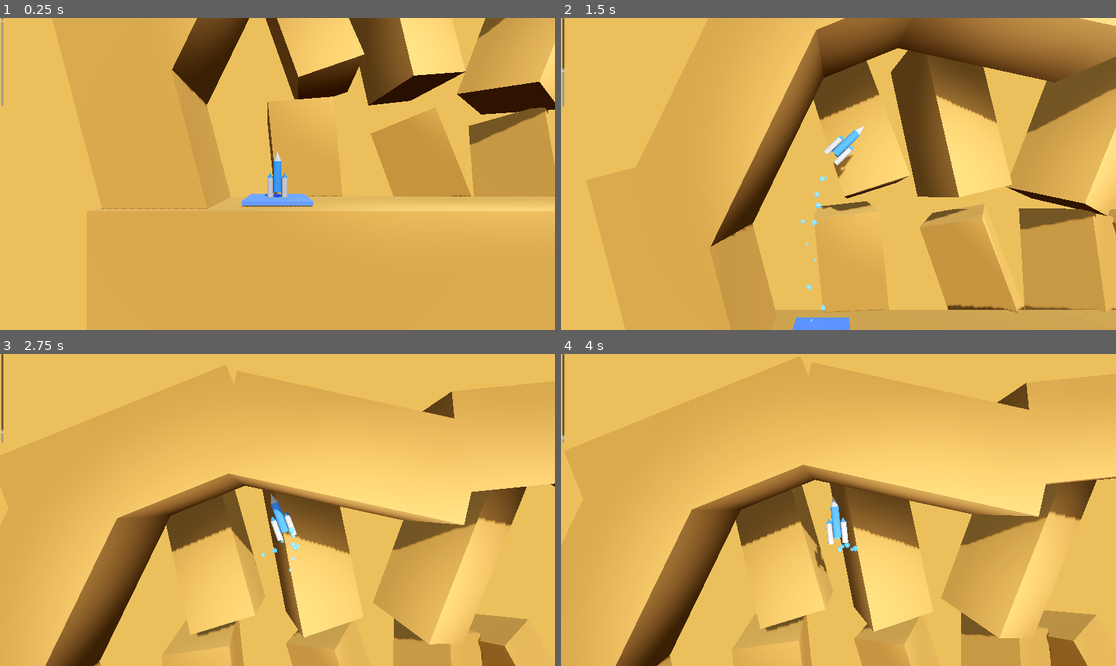
Above: before the commit, frames 1-4 (two rows, left to right).
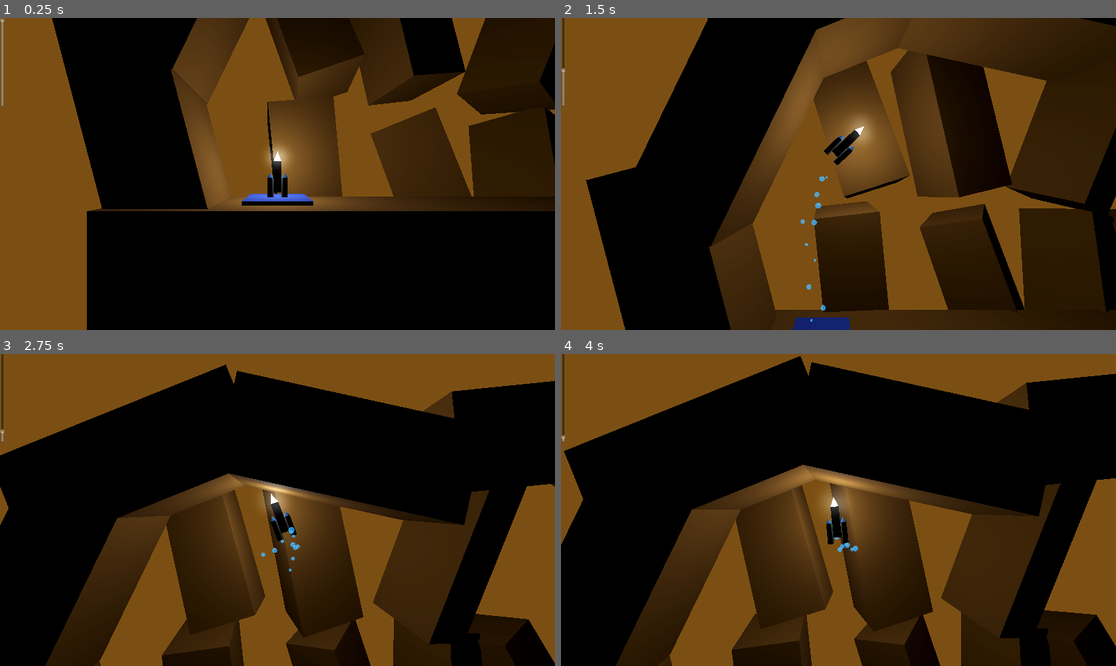
Above: after the commit, the same moments.

Repository: OutwardLightStudio/nexus
Game: Godot game, scene res://levels/level.tscn
Two runs of this game, one before a commit and one after it. Both use one fixed random seed, a clock stepped at 60 frames per second and the inputs below.
Inputs:
- Up to frame 1 (0.25 s): no input
- Up to frame 2 (1.5 s): hold D (rotate_right) 0.53-1.28 s; tap E (boost) at 0.6, 1.35 s; hold A (rotate_left) from 1.28 s (still down)
- Up to frame 3 (2.75 s): release A (rotate_left) at 2.03 s; hold D (rotate_right) from 2.03 s (still down); tap E (boost) at 2.1 s
- Up to frame 4 (4 s): release D (rotate_right) at 2.78 s; hold Space (thrust) 2.78-3.53 s; tap E (boost) at 2.85, 3.6 s; hold A (rotate_left) from 3.53 s (still down)

The runs differ from the first frame. In frame 1, 96% of the frame differs, in the area x 0-100%, y 0-100%; in frame 2, 94%; in frame 3, 98%; in frame 4, 98%.

Commit message:
Global cave environment with glowing landing pad

Diff:
--- a/scenes/environment.tscn
+++ b/environments/cave_1.tscn
@@ -1,22 +1,9 @@
-[gd_scene load_steps=5 format=3 uid="uid://cabj5tagd7116"]
+[gd_scene load_steps=3 format=3 uid="uid://cabj5tagd7116"]
+
+[ext_resource type="PackedScene" uid="uid://np51o35vf0gb" path="res://environments/cave_environment.tscn" id="1_ya6u7"]
 
 [sub_resource type="StandardMaterial3D" id="StandardMaterial3D_lu2en"]
 albedo_color = Color(0.651085, 0.457377, 0.213907, 1)
-
-[sub_resource type="ProceduralSkyMaterial" id="ProceduralSkyMaterial_52uv7"]
-sky_horizon_color = Color(0.64625, 0.65575, 0.67075, 1)
-ground_horizon_color = Color(0.64625, 0.65575, 0.67075, 1)
-
-[sub_resource type="Sky" id="Sky_6u0ce"]
-sky_material = SubResource("ProceduralSkyMaterial_52uv7")
-
-[sub_resource type="Environment" id="Environment_hx1ks"]
-background_mode = 1
-background_color = Color(0.21, 0.15456, 0.0714, 1)
-sky = SubResource("Sky_6u0ce")
-ambient_light_source = 3
-tonemap_mode = 2
-glow_enabled = true
 
 [node name="Floor" type="CSGBox3D"]
 transform = Transform3D(1, 0, 0, 0, 1, 0, 0, 0, 1, -0.0034647, -4.03332, 0.0347519)
@@ -99,28 +86,4 @@
 size = Vector3(4, 10, 4)
 material = SubResource("StandardMaterial3D_lu2en")
 
-[node name="WorldEnvironment" type="WorldEnvironment" parent="."]
-environment = SubResource("Environment_hx1ks")
-
-[node name="DirectionalLight3D" type="DirectionalLight3D" parent="."]
-transform = Transform3D(0.79804, 0.576556, 0.17526, -0.580197, 0.656577, 0.481952, 0.1628, -0.486302, 0.858491, 0, 0, 0)
-light_energy = 0.5
-shadow_enabled = true
-
-[node name="OmniLight3D" type="OmniLight3D" parent="."]
-transform = Transform3D(1, 0, 0, 0, 1, 0, 0, 0, 1, 0, 12.7429, 6.82179)
-light_energy = 3.0
-omni_range = 12.0
-omni_attenuation = 0.5
-
-[node name="OmniLight3D2" type="OmniLight3D" parent="."]
-transform = Transform3D(1, 0, 0, 0, 1, 0, 0, 0, 1, 7.71596, 12.7429, 6.82179)
-light_energy = 3.0
-omni_range = 12.0
-omni_attenuation = 0.5
-
-[node name="OmniLight3D3" type="OmniLight3D" parent="."]
-transform = Transform3D(1, 0, 0, 0, 1, 0, 0, 0, 1, -6.3701, 12.7429, 6.82179)
-light_energy = 3.0
-omni_range = 12.0
-omni_attenuation = 0.5
+[node name="WorldEnvironment" parent="." instance=ExtResource("1_ya6u7")]
--- a/scenes/environment_test.tscn
+++ b/environments/cave_2.tscn
@@ -1,22 +1,9 @@
-[gd_scene load_steps=5 format=3 uid="uid://it6majhd2sqd"]
+[gd_scene load_steps=3 format=3 uid="uid://it6majhd2sqd"]
+
+[ext_resource type="PackedScene" uid="uid://np51o35vf0gb" path="res://environments/cave_environment.tscn" id="1_g6y36"]
 
 [sub_resource type="StandardMaterial3D" id="StandardMaterial3D_lu2en"]
 albedo_color = Color(0.651085, 0.457377, 0.213907, 1)
-
-[sub_resource type="ProceduralSkyMaterial" id="ProceduralSkyMaterial_52uv7"]
-sky_horizon_color = Color(0.64625, 0.65575, 0.67075, 1)
-ground_horizon_color = Color(0.64625, 0.65575, 0.67075, 1)
-
-[sub_resource type="Sky" id="Sky_6u0ce"]
-sky_material = SubResource("ProceduralSkyMaterial_52uv7")
-
-[sub_resource type="Environment" id="Environment_hx1ks"]
-background_mode = 1
-background_color = Color(0.21, 0.15456, 0.0714, 1)
-sky = SubResource("Sky_6u0ce")
-ambient_light_source = 3
-tonemap_mode = 2
-glow_enabled = true
 
 [node name="Floor" type="CSGBox3D"]
 transform = Transform3D(1, 0, 0, 0, 1, 0, 0, 0, 1, -0.0034647, -4.03332, 0.0347519)
@@ -174,28 +161,4 @@
 size = Vector3(4, 10, 4)
 material = SubResource("StandardMaterial3D_lu2en")
 
-[node name="WorldEnvironment" type="WorldEnvironment" parent="."]
-environment = SubResource("Environment_hx1ks")
-
-[node name="DirectionalLight3D" type="DirectionalLight3D" parent="."]
-transform = Transform3D(0.79804, 0.576556, 0.17526, -0.580197, 0.656577, 0.481952, 0.1628, -0.486302, 0.858491, 0, 0, 0)
-light_energy = 0.5
-shadow_enabled = true
-
-[node name="OmniLight3D" type="OmniLight3D" parent="."]
-transform = Transform3D(1, 0, 0, 0, 1, 0, 0, 0, 1, -10.053, 12.7429, 6.82179)
-light_energy = 3.0
-omni_range = 12.0
-omni_attenuation = 0.5
-
-[node name="OmniLight3D2" type="OmniLight3D" parent="."]
-transform = Transform3D(1, 0, 0, 0, 1, 0, 0, 0, 1, -2.33703, 12.7429, 6.82179)
-light_energy = 3.0
-omni_range = 12.0
-omni_attenuation = 0.5
-
-[node name="OmniLight3D3" type="OmniLight3D" parent="."]
-transform = Transform3D(1, 0, 0, 0, 1, 0, 0, 0, 1, -16.4231, 12.7429, 6.82179)
-light_energy = 3.0
-omni_range = 12.0
-omni_attenuation = 0.5
+[node name="WorldEnvironment" parent="." instance=ExtResource("1_g6y36")]
--- a/scenes/environment_3.tscn
+++ b/environments/cave_3.tscn
@@ -1,22 +1,9 @@
-[gd_scene load_steps=5 format=3 uid="uid://dg3wk6whw11fe"]
+[gd_scene load_steps=3 format=3 uid="uid://dg3wk6whw11fe"]
+
+[ext_resource type="PackedScene" uid="uid://np51o35vf0gb" path="res://environments/cave_environment.tscn" id="1_20tvs"]
 
 [sub_resource type="StandardMaterial3D" id="StandardMaterial3D_lu2en"]
 albedo_color = Color(0.651085, 0.457377, 0.213907, 1)
-
-[sub_resource type="ProceduralSkyMaterial" id="ProceduralSkyMaterial_52uv7"]
-sky_horizon_color = Color(0.64625, 0.65575, 0.67075, 1)
-ground_horizon_color = Color(0.64625, 0.65575, 0.67075, 1)
-
-[sub_resource type="Sky" id="Sky_6u0ce"]
-sky_material = SubResource("ProceduralSkyMaterial_52uv7")
-
-[sub_resource type="Environment" id="Environment_hx1ks"]
-background_mode = 1
-background_color = Color(0.21, 0.15456, 0.0714, 1)
-sky = SubResource("Sky_6u0ce")
-ambient_light_source = 3
-tonemap_mode = 2
-glow_enabled = true
 
 [node name="cave_3" type="Node2D"]
 
@@ -165,32 +152,6 @@
 transform = Transform3D(-0.96709, 0.254433, 0, -0.254433, -0.96709, 0, 0, 0, 1, -34.32, 7.76591, 0)
 size = Vector3(4, 10, 4)
 material = SubResource("StandardMaterial3D_lu2en")
-
-[node name="WorldEnvironment" type="WorldEnvironment" parent="Floor"]
-environment = SubResource("Environment_hx1ks")
-
-[node name="DirectionalLight3D" type="DirectionalLight3D" parent="Floor"]
-transform = Transform3D(0.79804, 0.576555, 0.17526, -0.580197, 0.656578, 0.481952, 0.1628, -0.486302, 0.858491, 0, 0, 0)
-light_energy = 0.5
-shadow_enabled = true
-
-[node name="OmniLight3D" type="OmniLight3D" parent="Floor"]
-transform = Transform3D(1, 0, 0, 0, 1, 0, 0, 0, 1, -10.053, 12.7429, 6.82179)
-light_energy = 3.0
-omni_range = 12.0
-omni_attenuation = 0.5
-
-[node name="OmniLight3D2" type="OmniLight3D" parent="Floor"]
-transform = Transform3D(1, 0, 0, 0, 1, 0, 0, 0, 1, -2.33703, 12.7429, 6.82179)
-light_energy = 3.0
-omni_range = 12.0
-omni_attenuation = 0.5
-
-[node name="OmniLight3D3" type="OmniLight3D" parent="Floor"]
-transform = Transform3D(1, 0, 0, 0, 1, 0, 0, 0, 1, -16.4231, 12.7429, 6.82179)
-light_energy = 3.0
-omni_range = 12.0
-omni_attenuation = 0.5
 
 [node name="Wall12" type="CSGBox3D" parent="Floor"]
 transform = Transform3D(0.0130196, -0.999915, 0, 0.999915, 0.0130196, 0, 0, 0, 1, -8.72705, 33.0318, -7.45058e-09)
@@ -434,3 +395,5 @@
 light_energy = 3.0
 omni_range = 12.0
 omni_attenuation = 0.5
+
+[node name="WorldEnvironment" parent="." instance=ExtResource("1_20tvs")]
--- /dev/null
+++ b/environments/cave_environment.tscn
@@ -0,0 +1,22 @@
+[gd_scene load_steps=4 format=3 uid="uid://np51o35vf0gb"]
+
+[sub_resource type="ProceduralSkyMaterial" id="ProceduralSkyMaterial_52uv7"]
+sky_horizon_color = Color(0.64625, 0.65575, 0.67075, 1)
+ground_horizon_color = Color(0.64625, 0.65575, 0.67075, 1)
+
+[sub_resource type="Sky" id="Sky_6u0ce"]
+sky_material = SubResource("ProceduralSkyMaterial_52uv7")
+
+[sub_resource type="Environment" id="Environment_hx1ks"]
+background_mode = 1
+background_color = Color(0.0941028, 0.0628163, 0.0197823, 1)
+sky = SubResource("Sky_6u0ce")
+ambient_light_source = 1
+tonemap_mode = 2
+glow_enabled = true
+glow_normalized = true
+volumetric_fog_enabled = true
+volumetric_fog_albedo = Color(0.851769, 0.851769, 0.851769, 1)
+
+[node name="WorldEnvironment" type="WorldEnvironment"]
+environment = SubResource("Environment_hx1ks")
--- a/levels/level.tscn
+++ b/levels/level.tscn
@@ -1,14 +1,12 @@
 [gd_scene load_steps=6 format=3 uid="uid://bt3a4ijl0ll2b"]
 
-[ext_resource type="PackedScene" uid="uid://cabj5tagd7116" path="res://scenes/environment.tscn" id="1_ef00w"]
+[ext_resource type="PackedScene" uid="uid://cabj5tagd7116" path="res://environments/cave_1.tscn" id="1_ef00w"]
 [ext_resource type="PackedScene" uid="uid://brs3why3rugsi" path="res://scenes/player/player.tscn" id="1_fgnnu"]
 [ext_resource type="Script" path="res://levels/landing_pad.gd" id="1_oculd"]
+[ext_resource type="Material" uid="uid://b5c507hor1smc" path="res://materials/glow_green.tres" id="2_sg5oe"]
 
 [sub_resource type="StandardMaterial3D" id="StandardMaterial3D_340e8"]
 albedo_color = Color(0.28975, 0.408702, 1, 1)
-
-[sub_resource type="StandardMaterial3D" id="StandardMaterial3D_ev7sl"]
-albedo_color = Color(0, 0.737255, 0.321569, 1)
 
 [node name="Level" type="Node3D"]
 
@@ -24,7 +22,7 @@
 transform = Transform3D(1, 0, 0, 0, 1, 0, 0, 0, 1, 11.3399, 0.1, 0)
 use_collision = true
 size = Vector3(3, 0.2, 3)
-material = SubResource("StandardMaterial3D_ev7sl")
+material = ExtResource("2_sg5oe")
 script = ExtResource("1_oculd")
 file_path = "res://levels/level_2.tscn"
 
--- a/levels/level_11.tscn
+++ b/levels/level_11.tscn
@@ -1,15 +1,13 @@
 [gd_scene load_steps=8 format=3 uid="uid://wxp7o0ne6sct"]
 
+[ext_resource type="Material" uid="uid://b5c507hor1smc" path="res://materials/glow_green.tres" id="1_eaqf3"]
 [ext_resource type="Script" path="res://levels/landing_pad.gd" id="1_qg6sj"]
 [ext_resource type="PackedScene" uid="uid://brs3why3rugsi" path="res://scenes/player/player.tscn" id="2_ux2uj"]
 [ext_resource type="PackedScene" uid="uid://bexur4xjjutc" path="res://scenes/moving_hazard.tscn" id="4_eoyrp"]
-[ext_resource type="PackedScene" uid="uid://dg3wk6whw11fe" path="res://scenes/environment_3.tscn" id="4_n0csa"]
+[ext_resource type="PackedScene" uid="uid://dg3wk6whw11fe" path="res://environments/cave_3.tscn" id="4_n0csa"]
 
 [sub_resource type="StandardMaterial3D" id="StandardMaterial3D_340e8"]
 albedo_color = Color(0.28975, 0.408702, 1, 1)
-
-[sub_resource type="StandardMaterial3D" id="StandardMaterial3D_ev7sl"]
-albedo_color = Color(0, 0.737255, 0.321569, 1)
 
 [sub_resource type="StandardMaterial3D" id="StandardMaterial3D_ljric"]
 albedo_color = Color(0.348827, 0.433489, 0.944039, 1)
@@ -26,7 +24,7 @@
 transform = Transform3D(1, 0, 0, 0, 1, 0, 0, 0, 1, 27.9329, 7.71697, 0)
 use_collision = true
 size = Vector3(3, 0.2, 3)
-material = SubResource("StandardMaterial3D_ev7sl")
+material = ExtResource("1_eaqf3")
 script = ExtResource("1_qg6sj")
 file_path = "res://levels/level.tscn"
 
--- a/levels/level_2.5.tscn
+++ b/levels/level_2.5.tscn
@@ -1,17 +1,15 @@
 [gd_scene load_steps=7 format=3 uid="uid://bj8y2qjurgmc0"]
 
 [ext_resource type="Script" path="res://levels/landing_pad.gd" id="1_s0rnp"]
+[ext_resource type="Material" uid="uid://b5c507hor1smc" path="res://materials/glow_green.tres" id="1_sy1ea"]
 [ext_resource type="PackedScene" uid="uid://brs3why3rugsi" path="res://scenes/player/player.tscn" id="2_ss70d"]
-[ext_resource type="PackedScene" uid="uid://cabj5tagd7116" path="res://scenes/environment.tscn" id="3_eg0q5"]
+[ext_resource type="PackedScene" uid="uid://cabj5tagd7116" path="res://environments/cave_1.tscn" id="3_eg0q5"]
 
 [sub_resource type="StandardMaterial3D" id="StandardMaterial3D_nrd0v"]
 albedo_color = Color(0.348827, 0.433489, 0.944039, 1)
 
 [sub_resource type="StandardMaterial3D" id="StandardMaterial3D_340e8"]
 albedo_color = Color(0.28975, 0.408702, 1, 1)
-
-[sub_resource type="StandardMaterial3D" id="StandardMaterial3D_ev7sl"]
-albedo_color = Color(0, 0.737255, 0.321569, 1)
 
 [node name="Level" type="Node3D"]
 
@@ -31,7 +29,7 @@
 transform = Transform3D(1, 0, 0, 0, 1, 0, 0, 0, 1, 12, 0.1, 0)
 use_collision = true
 size = Vector3(3, 0.2, 3)
-material = SubResource("StandardMaterial3D_ev7sl")
+material = ExtResource("1_sy1ea")
 script = ExtResource("1_s0rnp")
 file_path = "res://levels/level_3.tscn"
 
--- a/levels/level_2.tscn
+++ b/levels/level_2.tscn
@@ -1,17 +1,15 @@
 [gd_scene load_steps=7 format=3 uid="uid://8gs7doietlts"]
 
+[ext_resource type="Material" uid="uid://b5c507hor1smc" path="res://materials/glow_green.tres" id="1_dgnvu"]
 [ext_resource type="Script" path="res://levels/landing_pad.gd" id="1_u7v38"]
 [ext_resource type="PackedScene" uid="uid://brs3why3rugsi" path="res://scenes/player/player.tscn" id="2_hyudu"]
-[ext_resource type="PackedScene" uid="uid://cabj5tagd7116" path="res://scenes/environment.tscn" id="3_hjc7r"]
+[ext_resource type="PackedScene" uid="uid://cabj5tagd7116" path="res://environments/cave_1.tscn" id="3_hjc7r"]
 
 [sub_resource type="StandardMaterial3D" id="StandardMaterial3D_nrd0v"]
 albedo_color = Color(0.348827, 0.433489, 0.944039, 1)
 
 [sub_resource type="StandardMaterial3D" id="StandardMaterial3D_340e8"]
 albedo_color = Color(0.28975, 0.408702, 1, 1)
-
-[sub_resource type="StandardMaterial3D" id="StandardMaterial3D_ev7sl"]
-albedo_color = Color(0, 0.737255, 0.321569, 1)
 
 [node name="Level" type="Node3D"]
 
@@ -31,7 +29,7 @@
 transform = Transform3D(1, 0, 0, 0, 1, 0, 0, 0, 1, 12, 0.1, 0)
 use_collision = true
 size = Vector3(3, 0.2, 3)
-material = SubResource("StandardMaterial3D_ev7sl")
+material = ExtResource("1_dgnvu")
 script = ExtResource("1_u7v38")
 file_path = "res://levels/level_2.5.tscn"
 
--- a/levels/level_3.5.tscn
+++ b/levels/level_3.5.tscn
@@ -1,8 +1,9 @@
 [gd_scene load_steps=9 format=3 uid="uid://ydm0ic5jc0ol"]
 
+[ext_resource type="Material" uid="uid://b5c507hor1smc" path="res://materials/glow_green.tres" id="1_f1asu"]
 [ext_resource type="Script" path="res://levels/landing_pad.gd" id="1_p7kr6"]
 [ext_resource type="PackedScene" uid="uid://brs3why3rugsi" path="res://scenes/player/player.tscn" id="2_a7bpk"]
-[ext_resource type="PackedScene" uid="uid://cabj5tagd7116" path="res://scenes/environment.tscn" id="3_ym2lf"]
+[ext_resource type="PackedScene" uid="uid://cabj5tagd7116" path="res://environments/cave_1.tscn" id="3_ym2lf"]
 [ext_resource type="PackedScene" uid="uid://7e87dwxuo4u2" path="res://scenes/sliding_door.tscn" id="4_lx6il"]
 [ext_resource type="PackedScene" uid="uid://bwwd8ds1by6v4" path="res://scenes/trigger_pad.tscn" id="5_rtble"]
 
@@ -11,9 +12,6 @@
 
 [sub_resource type="StandardMaterial3D" id="StandardMaterial3D_340e8"]
 albedo_color = Color(0.28975, 0.408702, 1, 1)
-
-[sub_resource type="StandardMaterial3D" id="StandardMaterial3D_ev7sl"]
-albedo_color = Color(0, 0.737255, 0.321569, 1)
 
 [node name="Level" type="Node3D"]
 
@@ -39,7 +37,7 @@
 transform = Transform3D(1, 0, 0, 0, 1, 0, 0, 0, 1, 12, 0.1, 0)
 use_collision = true
 size = Vector3(3, 0.2, 3)
-material = SubResource("StandardMaterial3D_ev7sl")
+material = ExtResource("1_f1asu")
 script = ExtResource("1_p7kr6")
 file_path = "res://levels/level_4.tscn"
 
--- a/levels/level_3.tscn
+++ b/levels/level_3.tscn
@@ -1,15 +1,13 @@
 [gd_scene load_steps=7 format=3 uid="uid://5w8f8rfvi5x5"]
 
+[ext_resource type="Material" uid="uid://b5c507hor1smc" path="res://materials/glow_green.tres" id="1_2js41"]
 [ext_resource type="Script" path="res://levels/landing_pad.gd" id="1_8o65u"]
 [ext_resource type="PackedScene" uid="uid://brs3why3rugsi" path="res://scenes/player/player.tscn" id="2_nacxr"]
 [ext_resource type="PackedScene" uid="uid://bexur4xjjutc" path="res://scenes/moving_hazard.tscn" id="3_7xwgo"]
-[ext_resource type="PackedScene" uid="uid://cabj5tagd7116" path="res://scenes/environment.tscn" id="4_hpvho"]
+[ext_resource type="PackedScene" uid="uid://cabj5tagd7116" path="res://environments/cave_1.tscn" id="4_hpvho"]
 
 [sub_resource type="StandardMaterial3D" id="StandardMaterial3D_340e8"]
 albedo_color = Color(0.28975, 0.408702, 1, 1)
-
-[sub_resource type="StandardMaterial3D" id="StandardMaterial3D_ev7sl"]
-albedo_color = Color(0, 0.737255, 0.321569, 1)
 
 [node name="Level2" type="Node3D"]
 
@@ -23,7 +21,7 @@
 transform = Transform3D(1, 0, 0, 0, 1, 0, 0, 0, 1, 12, 0.1, 0)
 use_collision = true
 size = Vector3(3, 0.2, 3)
-material = SubResource("StandardMaterial3D_ev7sl")
+material = ExtResource("1_2js41")
 script = ExtResource("1_8o65u")
 file_path = "res://levels/level_3.5.tscn"
 
--- a/levels/level_4.tscn
+++ b/levels/level_4.tscn
@@ -1,15 +1,13 @@
 [gd_scene load_steps=8 format=3 uid="uid://bquwt4qpevole"]
 
+[ext_resource type="Material" uid="uid://b5c507hor1smc" path="res://materials/glow_green.tres" id="1_hd14w"]
 [ext_resource type="Script" path="res://levels/landing_pad.gd" id="1_ww52m"]
 [ext_resource type="PackedScene" uid="uid://brs3why3rugsi" path="res://scenes/player/player.tscn" id="2_0w0kj"]
 [ext_resource type="PackedScene" uid="uid://bexur4xjjutc" path="res://scenes/moving_hazard.tscn" id="3_viee3"]
-[ext_resource type="PackedScene" uid="uid://cabj5tagd7116" path="res://scenes/environment.tscn" id="4_42ie1"]
+[ext_resource type="PackedScene" uid="uid://cabj5tagd7116" path="res://environments/cave_1.tscn" id="4_42ie1"]
 
 [sub_resource type="StandardMaterial3D" id="StandardMaterial3D_340e8"]
 albedo_color = Color(0.28975, 0.408702, 1, 1)
-
-[sub_resource type="StandardMaterial3D" id="StandardMaterial3D_ev7sl"]
-albedo_color = Color(0, 0.737255, 0.321569, 1)
 
 [sub_resource type="StandardMaterial3D" id="StandardMaterial3D_4jfft"]
 albedo_color = Color(0.348827, 0.433489, 0.944039, 1)
@@ -26,7 +24,7 @@
 transform = Transform3D(1, 0, 0, 0, 1, 0, 0, 0, 1, 12, 0.1, 0)
 use_collision = true
 size = Vector3(3, 0.2, 3)
-material = SubResource("StandardMaterial3D_ev7sl")
+material = ExtResource("1_hd14w")
 script = ExtResource("1_ww52m")
 file_path = "res://levels/level_5.tscn"
 
--- a/levels/level_5.tscn
+++ b/levels/level_5.tscn
@@ -1,15 +1,13 @@
 [gd_scene load_steps=8 format=3 uid="uid://ca5crnx7u4ws"]
 
+[ext_resource type="Material" uid="uid://b5c507hor1smc" path="res://materials/glow_green.tres" id="1_hngsl"]
 [ext_resource type="Script" path="res://levels/landing_pad.gd" id="1_tbnwg"]
 [ext_resource type="PackedScene" uid="uid://brs3why3rugsi" path="res://scenes/player/player.tscn" id="2_823ak"]
 [ext_resource type="PackedScene" uid="uid://bexur4xjjutc" path="res://scenes/moving_hazard.tscn" id="3_xq7h4"]
-[ext_resource type="PackedScene" uid="uid://cabj5tagd7116" path="res://scenes/environment.tscn" id="4_23cqt"]
+[ext_resource type="PackedScene" uid="uid://cabj5tagd7116" path="res://environments/cave_1.tscn" id="4_23cqt"]
 
 [sub_resource type="StandardMaterial3D" id="StandardMaterial3D_340e8"]
 albedo_color = Color(0.28975, 0.408702, 1, 1)
-
-[sub_resource type="StandardMaterial3D" id="StandardMaterial3D_ev7sl"]
-albedo_color = Color(0, 0.737255, 0.321569, 1)
 
 [sub_resource type="StandardMaterial3D" id="StandardMaterial3D_4jfft"]
 albedo_color = Color(0.348827, 0.433489, 0.944039, 1)
@@ -26,7 +24,7 @@
 transform = Transform3D(1, 0, 0, 0, 1, 0, 0, 0, 1, 12, 0.1, 0)
 use_collision = true
 size = Vector3(3, 0.2, 3)
-material = SubResource("StandardMaterial3D_ev7sl")
+material = ExtResource("1_hngsl")
 script = ExtResource("1_tbnwg")
 file_path = "res://levels/level_6.tscn"
 
--- a/levels/level_6.tscn
+++ b/levels/level_6.tscn
@@ -1,14 +1,12 @@
 [gd_scene load_steps=7 format=3 uid="uid://ci1r5smh8wjkv"]
 
+[ext_resource type="Material" uid="uid://b5c507hor1smc" path="res://materials/glow_green.tres" id="1_3u114"]
 [ext_resource type="Script" path="res://levels/landing_pad.gd" id="1_ow586"]
 [ext_resource type="PackedScene" uid="uid://brs3why3rugsi" path="res://scenes/player/player.tscn" id="2_m7w60"]
-[ext_resource type="PackedScene" uid="uid://it6majhd2sqd" path="res://scenes/environment_test.tscn" id="3_abo2c"]
+[ext_resource type="PackedScene" uid="uid://it6majhd2sqd" path="res://environments/cave_2.tscn" id="3_abo2c"]
 
 [sub_resource type="StandardMaterial3D" id="StandardMaterial3D_340e8"]
 albedo_color = Color(0.28975, 0.408702, 1, 1)
-
-[sub_resource type="StandardMaterial3D" id="StandardMaterial3D_ev7sl"]
-albedo_color = Color(0, 0.737255, 0.321569, 1)
 
 [sub_resource type="StandardMaterial3D" id="StandardMaterial3D_ljric"]
 albedo_color = Color(0.348827, 0.433489, 0.944039, 1)
@@ -25,7 +23,7 @@
 transform = Transform3D(1, 0, 0, 0, 1, 0, 0, 0, 1, 27.9329, 7.71697, 0)
 use_collision = true
 size = Vector3(3, 0.2, 3)
-material = SubResource("StandardMaterial3D_ev7sl")
+material = ExtResource("1_3u114")
 script = ExtResource("1_ow586")
 file_path = "res://levels/level_7.tscn"
 
--- a/levels/level_7.tscn
+++ b/levels/level_7.tscn
@@ -1,15 +1,13 @@
 [gd_scene load_steps=8 format=3 uid="uid://cxg01lq78jrem"]
 
+[ext_resource type="Material" uid="uid://b5c507hor1smc" path="res://materials/glow_green.tres" id="1_6rxbc"]
 [ext_resource type="Script" path="res://levels/landing_pad.gd" id="1_oki3o"]
 [ext_resource type="PackedScene" uid="uid://brs3why3rugsi" path="res://scenes/player/player.tscn" id="2_v3s7f"]
-[ext_resource type="PackedScene" uid="uid://it6majhd2sqd" path="res://scenes/environment_test.tscn" id="3_sfndi"]
+[ext_resource type="PackedScene" uid="uid://it6majhd2sqd" path="res://environments/cave_2.tscn" id="3_sfndi"]
 [ext_resource type="PackedScene" uid="uid://bexur4xjjutc" path="res://scenes/moving_hazard.tscn" id="4_f1nrb"]
 
 [sub_resource type="StandardMaterial3D" id="StandardMaterial3D_340e8"]
 albedo_color = Color(0.28975, 0.408702, 1, 1)
-
-[sub_resource type="StandardMaterial3D" id="StandardMaterial3D_ev7sl"]
-albedo_color = Color(0, 0.737255, 0.321569, 1)
 
 [sub_resource type="StandardMaterial3D" id="StandardMaterial3D_ljric"]
 albedo_color = Color(0.348827, 0.433489, 0.944039, 1)
@@ -26,7 +24,7 @@
 transform = Transform3D(1, 0, 0, 0, 1, 0, 0, 0, 1, 27.9329, 7.71697, 0)
 use_collision = true
 size = Vector3(3, 0.2, 3)
-material = SubResource("StandardMaterial3D_ev7sl")
+material = ExtResource("1_6rxbc")
 script = ExtResource("1_oki3o")
 file_path = "res://levels/level.tscn"
 
--- a/levels/test_level.tscn
+++ b/levels/test_level.tscn
@@ -1,16 +1,14 @@
 [gd_scene load_steps=8 format=3 uid="uid://dwt6ner4kappn"]
 
-[ext_resource type="PackedScene" uid="uid://cabj5tagd7116" path="res://scenes/environment.tscn" id="1_jnsrf"]
+[ext_resource type="PackedScene" uid="uid://cabj5tagd7116" path="res://environments/cave_1.tscn" id="1_jnsrf"]
 [ext_resource type="Script" path="res://levels/landing_pad.gd" id="2_cweo1"]
+[ext_resource type="Material" uid="uid://b5c507hor1smc" path="res://materials/glow_green.tres" id="2_l1ue5"]
 [ext_resource type="PackedScene" uid="uid://brs3why3rugsi" path="res://scenes/player/player.tscn" id="3_lfap1"]
 [ext_resource type="PackedScene" uid="uid://bwwd8ds1by6v4" path="res://scenes/trigger_pad.tscn" id="4_av7qf"]
 [ext_resource type="PackedScene" uid="uid://7e87dwxuo4u2" path="res://scenes/sliding_door.tscn" id="5_nut2n"]
 
 [sub_resource type="StandardMaterial3D" id="StandardMaterial3D_340e8"]
 albedo_color = Color(0.28975, 0.408702, 1, 1)
-
-[sub_resource type="StandardMaterial3D" id="StandardMaterial3D_ev7sl"]
-albedo_color = Color(0, 0.737255, 0.321569, 1)
 
 [node name="Level" type="Node3D"]
 
@@ -26,7 +24,7 @@
 transform = Transform3D(1, 0, 0, 0, 1, 0, 0, 0, 1, -5.1438, 0.1, 0)
 use_collision = true
 size = Vector3(3, 0.2, 3)
-material = SubResource("StandardMaterial3D_ev7sl")
+material = ExtResource("2_l1ue5")
 script = ExtResource("2_cweo1")
 file_path = "res://levels/test_level.tscn"
 
--- /dev/null
+++ b/materials/glow_green.tres
@@ -0,0 +1,6 @@
+[gd_resource type="StandardMaterial3D" format=3 uid="uid://b5c507hor1smc"]
+
+[resource]
+albedo_color = Color(0, 0.737255, 0.321569, 1)
+emission_enabled = true
+emission = Color(0, 0.724899, 0.436154, 1)
--- a/scenes/player/player.tscn
+++ b/scenes/player/player.tscn
@@ -32,7 +32,13 @@
 bottom_radius = 0.2
 height = 1.5
 
+[sub_resource type="StandardMaterial3D" id="StandardMaterial3D_dkb4p"]
+emission_enabled = true
+emission = Color(0.821789, 0.821789, 0.821789, 1)
+emission_energy_multiplier = 4.02
+
 [sub_resource type="CylinderMesh" id="CylinderMesh_w3dbl"]
+material = SubResource("StandardMaterial3D_dkb4p")
 top_radius = 0.0
 bottom_radius = 0.2
 height = 0.5
@@ -261,4 +267,8 @@
 process_material = SubResource("ParticleProcessMaterial_is62b")
 draw_pass_1 = SubResource("SphereMesh_kkyn6")
 
+[node name="OmniLight3D" type="OmniLight3D" parent="."]
+transform = Transform3D(1, 0, 0, 0, 1, 0, 0, 0, 1, 0, 0.647377, 0)
+omni_range = 50.0
+
 [connection signal="body_entered" from="." to="." method="_on_body_entered"]
Not shown: 1 places in scenes/player/player.tscn that only renumber resources
